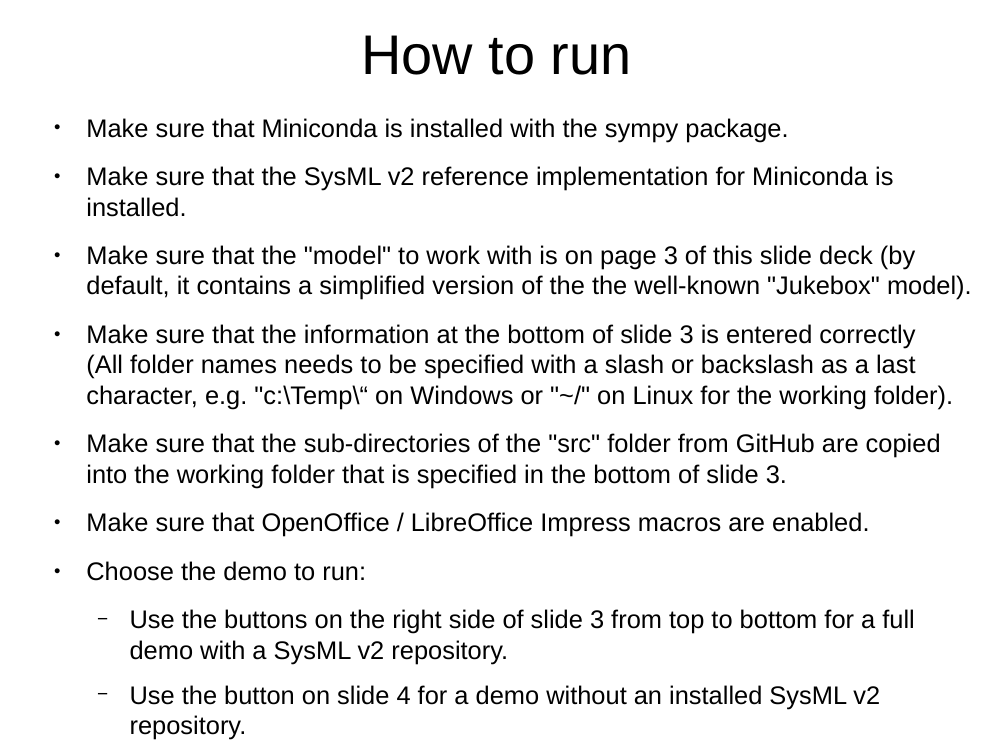
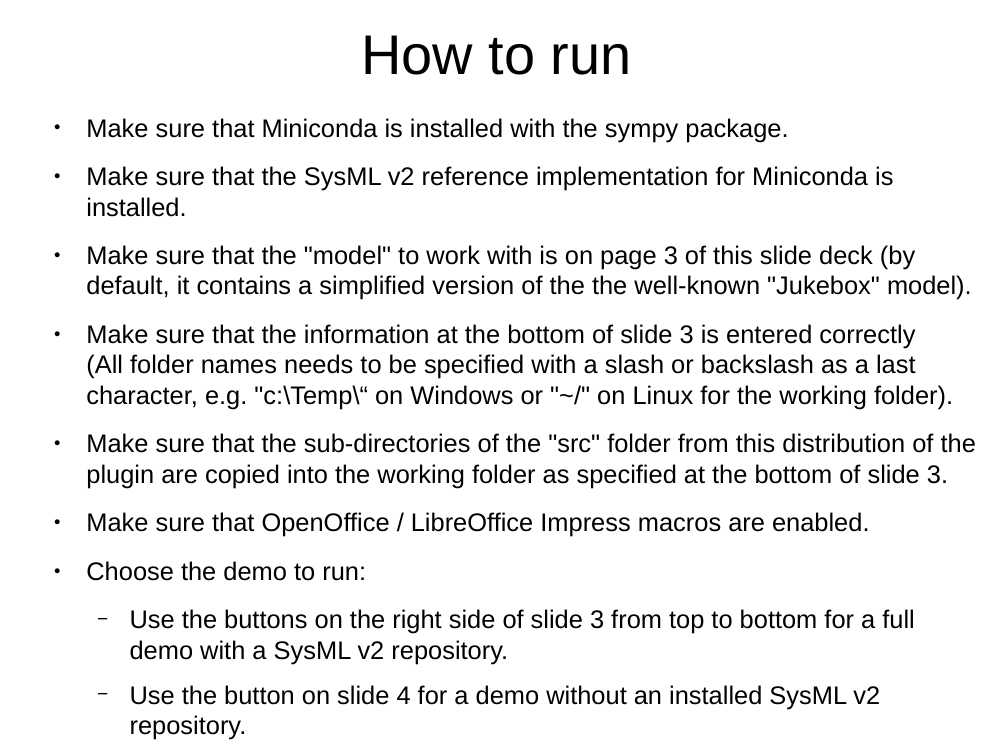
Before and after one commit to GfSE/fas4sysmlv2, a slide deck: slide 2 of src/io/usecase-activity-editor/fas_frontend.odp. Drawn at 1008x756 pixels with LibreOffice and Linux fonts; fonts in the diff are those of the drawing. Boxes give left, top, right and bottom in pixels: in the first picture for what was removed or moved away, otherwise in the second. Text is boxed around its words. In the diff, an @@ line names an element or a change of style, - is before the commit and + after.

```diff
--- a/src/io/usecase-activity-editor/fas_frontend.odp
+++ b/src/io/usecase-activity-editor/fas_frontend.odp
@@ text at bbox=[86, 433, 976, 488]: text changed @@
-● Make sure that the sub-directories of the "src" folder from GitHub are copied into the working folder that is specified in the bottom of slide 3.
+● Make sure that the sub-directories of the "src" folder from this distribution of the plugin are copied into the working folder as specified at the bottom of slide 3.
```
Also in this commit, not shown: 1 other slide changed, 3 other files.
